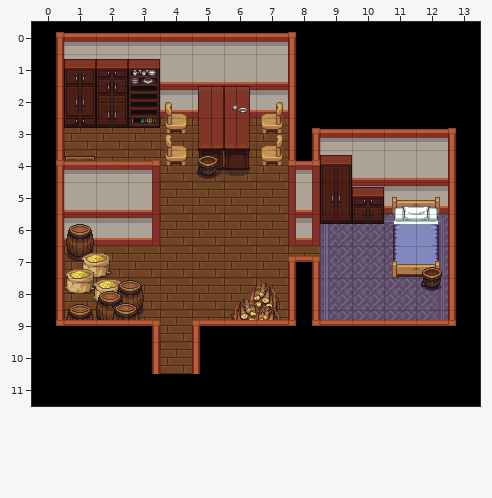
One commit to this Tiled map: maps/goldenfields/house2.tmx. The picture above is the old version.
Cells are 32x32 px. Shown: x 0..13, y 0..11.
The same view after the edit:
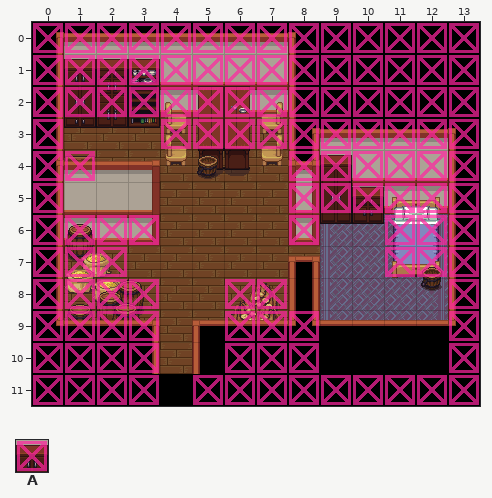
Key: from "collision": A 1.
_ is an empty cell.
Tiles of an added or newly shown layer are drawn over the layers below it.
See-through tiles are keyed as they look on the map.
The author wrote: Fixed issue with black not being in over layer
What changed:
Layer "Collision" (now shown):
y 0..2: x 0..13 ______________ -> AAAAAAAAAAAAAA
y 3: x 0 _ -> A; x 4..13 __________ -> AAAAAAAAAA
y 4: x 0..1 __ -> AA; x 8..13 ______ -> AAAAAA
y 5: x 0 _ -> A; x 8..13 ______ -> AAAAAA
y 6: x 0..3 ____ -> AAAA; x 8 _ -> A; x 11..13 ___ -> AAA
y 7: x 0..2 ___ -> AAA; x 11..13 ___ -> AAA
y 8: x 0..3 ____ -> AAAA; x 6..7 __ -> AA; x 13 _ -> A
y 9..10: x 0..3 ____ -> AAAA; x 6..8 ___ -> AAA; x 13 _ -> A
y 11: x 0..3 ____ -> AAAA; x 5..13 _________ -> AAAAAAAAA
Pixel boxes of the changes (left, top, right, bottom) in both pictures:
added: (33, 23, 479, 405)
